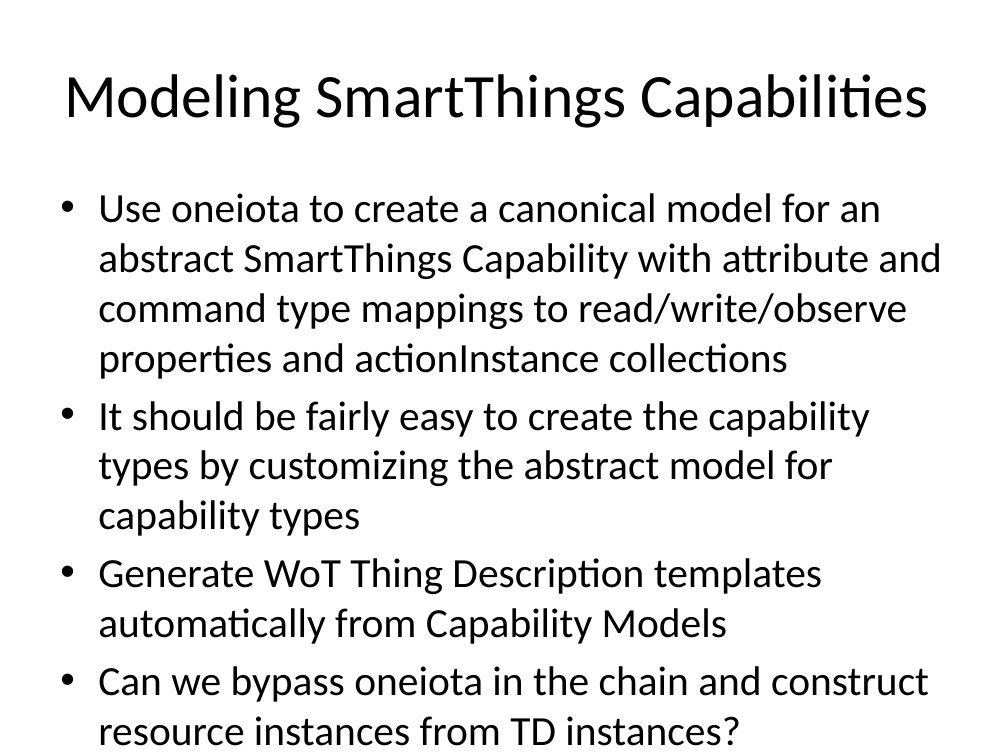
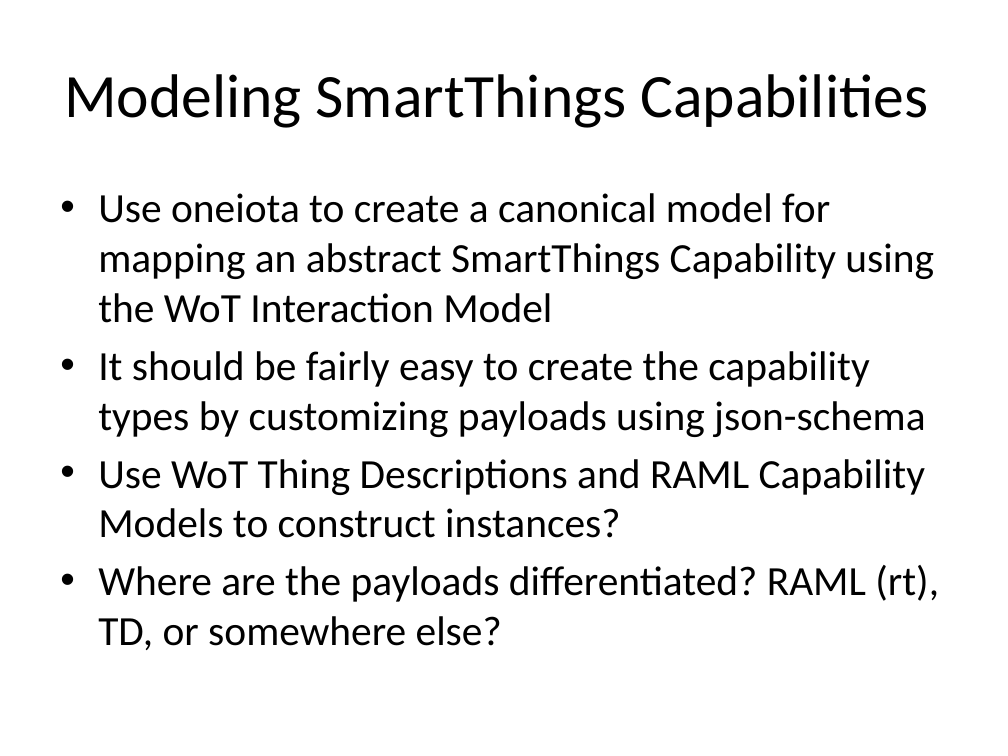
Before and after one commit to connectIOT/iotivity-servient, a slide deck: slide 7 of docs/st-servient.pptx (slide 6 before the commit). Drawn at 1008x756 pixels with LibreOffice and Linux fonts; fonts in the diff are those of the drawing. Boxes give left, top, right and bottom in pixels: in the first picture for what was removed or moved away, otherwise in the second. Text is boxed around its words. In the diff, an @@ line names an element or a change of style, - is before the commit and + after.

```diff
--- a/docs/st-servient.pptx
+++ b/docs/st-servient.pptx
@@ text at bbox=[98, 193, 939, 650]: text changed @@
-• Use oneiota to create a canonical model for an abstract SmartThings Capability with attribute and command type mappings to read/write/observe properties and actionInstance collections
-• It should be fairly easy to create the capability types by customizing the abstract model for capability types
-• Generate WoT Thing Description templates automatically from Capability Models
-• Can we bypass oneiota in the chain and construct resource instances from TD instances?
+• Use oneiota to create a canonical model for mapping an abstract SmartThings Capability using the WoT Interaction Model
+• It should be fairly easy to create the capability types by customizing payloads using json-schema
+• Use WoT Thing Descriptions and RAML Capability Models to construct instances?
+• Where are the payloads differentiated? RAML (rt), TD, or somewhere else?
```
Also in this commit, not shown: 2 other slides changed, 2 slides added, 3 other files.
